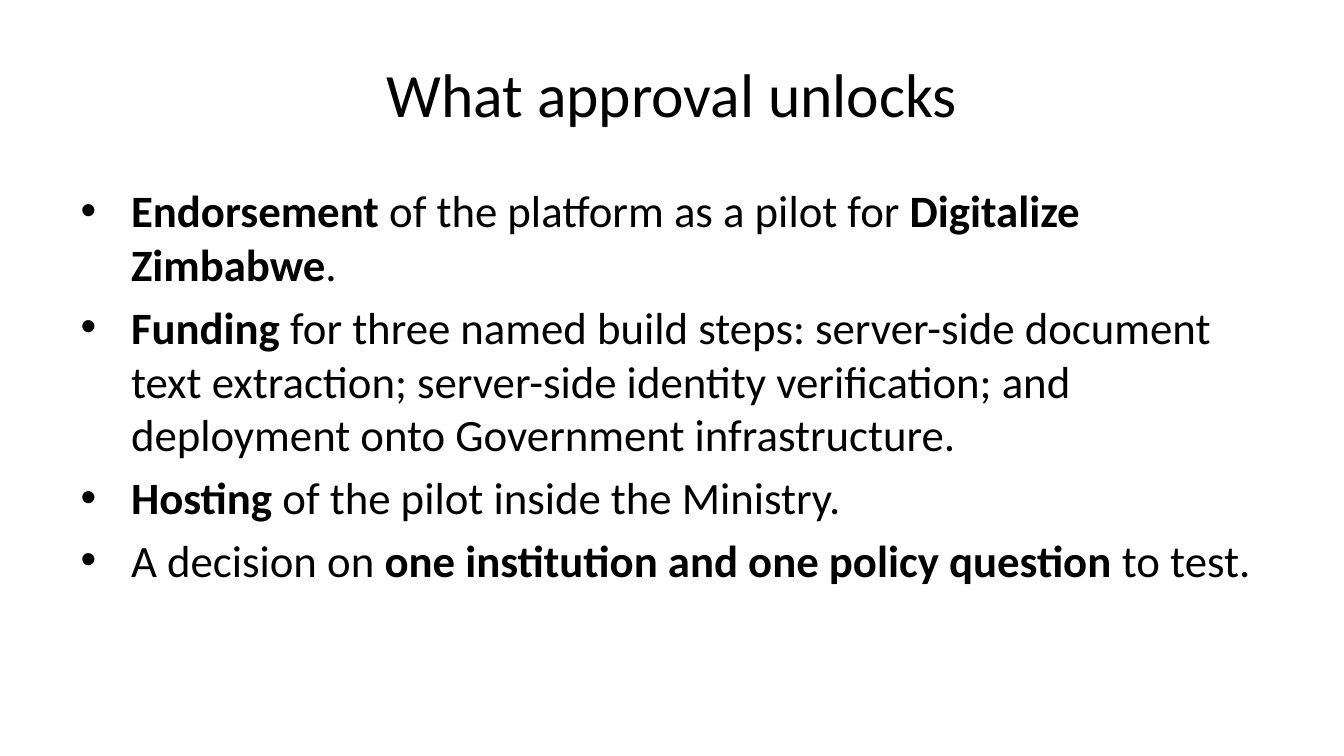
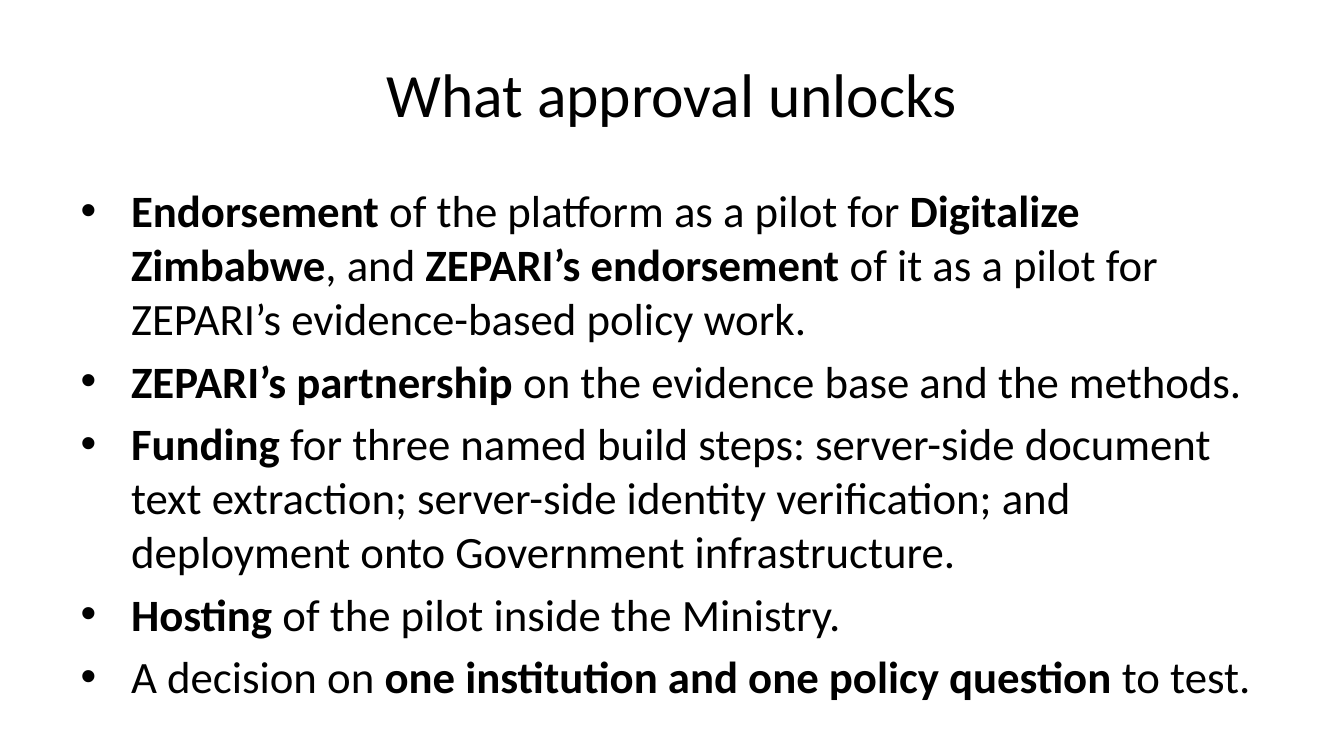
Before and after one commit to BitFlexFinTech/policy-nexus, a slide deck: slide 11 of Minister Submission/Oreida_Pitch_Deck_Minister_of_ICT.pptx (slide 10 before the commit). Drawn at 1344x756 pixels with LibreOffice and Linux fonts; fonts in the diff are those of the drawing. Boxes give left, top, right and bottom in pixels: in the first picture for what was removed or moved away, otherwise in the second. Text is boxed around its words. In the diff, an @@ line names an element or a change of style, - is before the commit and + after.

Commit message:
docs(minister): item (iii) — address the proposal to four addressees, add the ZEPARI partnership + endorsement ask and the four-bucket funding route; sync the superseded coverage figures

```diff
--- a/Minister Submission/Oreida_Pitch_Deck_Minister_of_ICT.pptx
+++ b/Minister Submission/Oreida_Pitch_Deck_Minister_of_ICT.pptx
@@ text at [131, 195, 1241, 405]: text changed; bold off @@
-• Endorsement of the platform as a pilot for Digitalize Zimbabwe.
+• Endorsement of the platform as a pilot for Digitalize Zimbabwe, and ZEPARI’s endorsement of it as a pilot for ZEPARI’s evidence-based policy work.
+• ZEPARI’s partnership on the evidence base and the methods.
```
Also in this commit, not shown: 4 other slides changed, 2 slides added, 5 other files.
